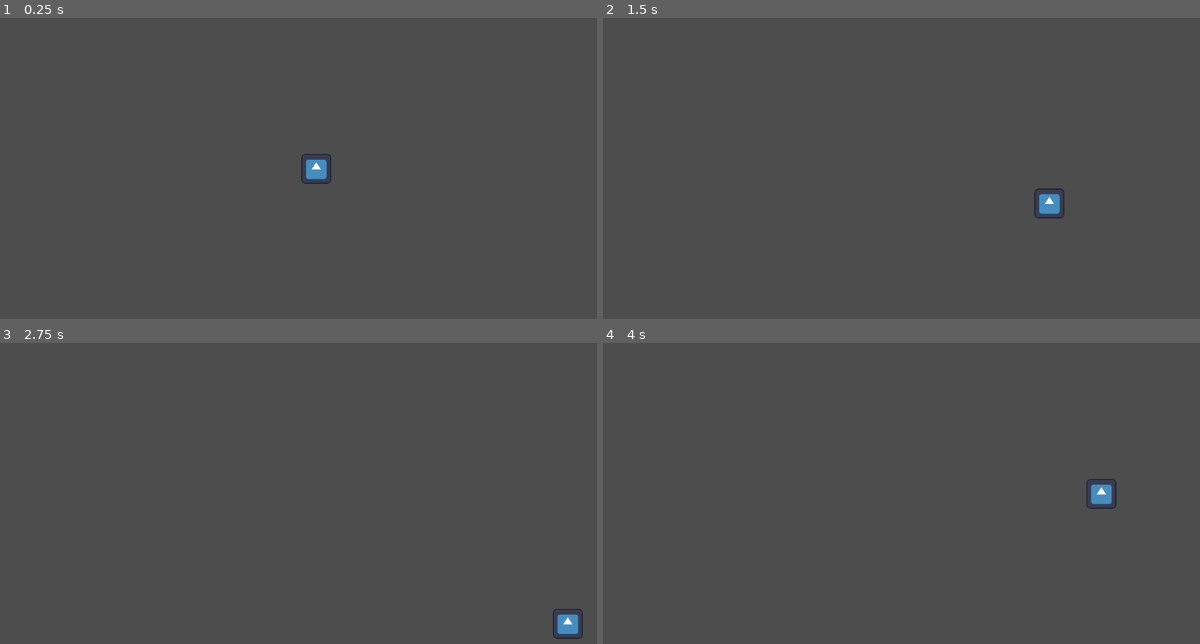
Above: before the commit, frames 1-4 (two rows, left to right).
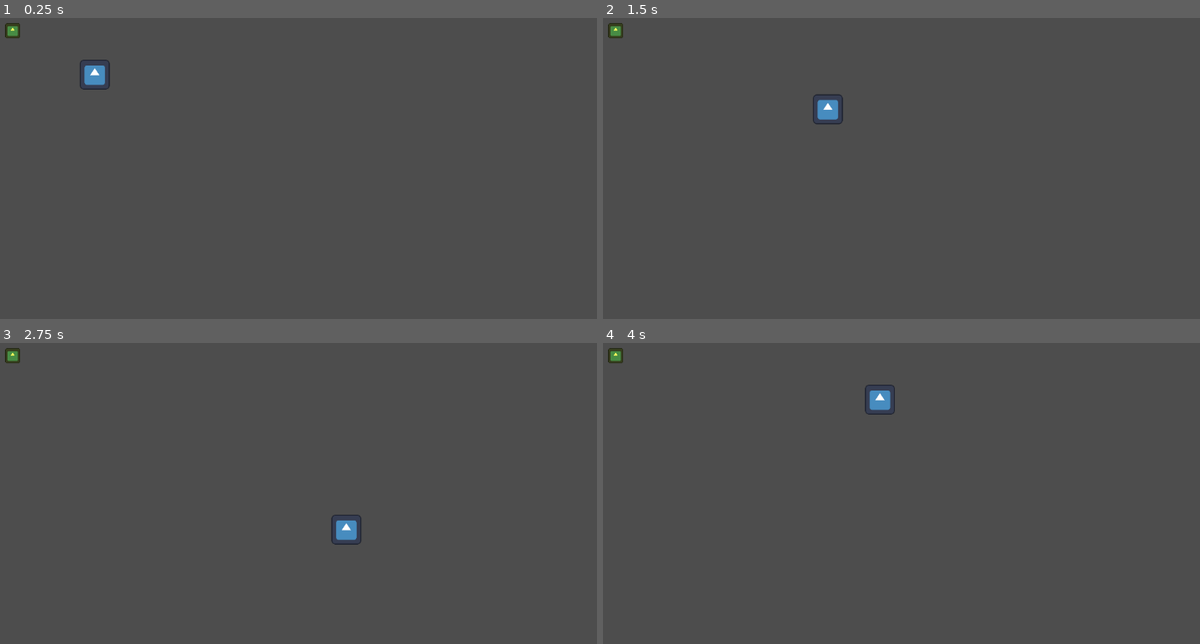
Above: after the commit, the same moments.

Repository: zirklutes/top-down-demo
Game: Godot game, scene res://Scenes/Main.tscn
The game is run twice, just before and just after one commit, with the same random seed, the same clock (stepped at 60 frames per second) and the same inputs. The engine's default icon, where the game draws it, is replaced by a stand-in: a white triangle on a blue panel in a dark square.
Inputs:
- Up to frame 1 (0.25 s): no input
- Up to frame 2 (1.5 s): tap Enter at 0.5 s; hold D (right) 0.53-1.28 s; tap E (interact, bound only after the commit) at 0.6, 1.35 s; hold S (down) from 1.28 s (still down)
- Up to frame 3 (2.75 s): release S (down) at 2.03 s; hold D (right) from 2.03 s (still down); tap E (interact, bound only after the commit) at 2.1 s
- Up to frame 4 (4 s): release D (right) at 2.78 s; hold W (up) 2.78-3.53 s; tap E (interact, bound only after the commit) at 2.85, 3.6 s; hold A (left) from 3.53 s (still down)

The runs differ from the first frame. In frame 1, 0.8% of the frame differs, in the area x 0-56%, y 1-56%; in frame 2, 0.7%; in frame 3, 0.8%; in frame 4, 0.8%, in the area x 0-87%, y 1-56%.

Commit message:
Implemented basic interaction system

Diff:
--- /dev/null
+++ b/Scenes/Interactable.tscn
@@ -0,0 +1,18 @@
+[gd_scene load_steps=4 format=3 uid="uid://taelpv7r0iyp"]
+
+[ext_resource type="Texture2D" uid="uid://b7eq47jvjxoag" path="res://icon.svg" id="1_1gqqt"]
+[ext_resource type="Script" path="res://Scripts/Interactables/Interactable.gd" id="1_8na8t"]
+
+[sub_resource type="CircleShape2D" id="CircleShape2D_u6w8k"]
+radius = 17.0
+
+[node name="Interactable" type="Area2D"]
+script = ExtResource("1_8na8t")
+
+[node name="CollisionShape2D" type="CollisionShape2D" parent="."]
+shape = SubResource("CircleShape2D_u6w8k")
+
+[node name="Sprite2D" type="Sprite2D" parent="."]
+self_modulate = Color(1, 1, 0.356863, 1)
+scale = Vector2(0.2, 0.2)
+texture = ExtResource("1_1gqqt")
--- a/Scenes/Main.tscn
+++ b/Scenes/Main.tscn
@@ -1,7 +1,12 @@
-[gd_scene load_steps=2 format=3 uid="uid://c61atydtdnyt8"]
+[gd_scene load_steps=3 format=3 uid="uid://c61atydtdnyt8"]
 
 [ext_resource type="PackedScene" uid="uid://b4nlbfxbjr1dh" path="res://Scenes/Player.tscn" id="1_xjs6k"]
+[ext_resource type="PackedScene" uid="uid://taelpv7r0iyp" path="res://Scenes/Interactable.tscn" id="2_5t52j"]
 
 [node name="Main" type="Node2D"]
 
 [node name="Player" parent="." instance=ExtResource("1_xjs6k")]
+position = Vector2(223, 137)
+
+[node name="Interactable" parent="." instance=ExtResource("2_5t52j")]
+position = Vector2(81, 61)
--- a/Scenes/Player.tscn
+++ b/Scenes/Player.tscn
@@ -6,8 +6,10 @@
 [sub_resource type="RectangleShape2D" id="RectangleShape2D_a2e2q"]
 size = Vector2(52, 52)
 
+[sub_resource type="CircleShape2D" id="CircleShape2D_5e012"]
+radius = 67.0075
+
 [node name="Player" type="CharacterBody2D"]
-position = Vector2(606, 300)
 script = ExtResource("1_miis1")
 
 [node name="Sprite2D" type="Sprite2D" parent="."]
@@ -16,3 +18,8 @@
 
 [node name="CollisionShape2D" type="CollisionShape2D" parent="."]
 shape = SubResource("RectangleShape2D_a2e2q")
+
+[node name="InteractionRange" type="Area2D" parent="."]
+
+[node name="CollisionShape2D" type="CollisionShape2D" parent="InteractionRange"]
+shape = SubResource("CircleShape2D_5e012")
--- /dev/null
+++ b/Scripts/Interactables/Interactable.gd
@@ -0,0 +1,9 @@
+extends Area2D
+# This class can be considered as a "motherclass" for all the future
+# Interactables. It'll mainly just pass signals down to future
+# classes like NPCs, signs, or whatever we want to interact with
+class_name Interactable # In order to be able to reference to this class i need to give it a name
+
+# This function needs to be overwritten by any child class
+func interact():
+	print("I'm a prototype interactable")
--- a/Scripts/Player/PlayerController.gd
+++ b/Scripts/Player/PlayerController.gd
@@ -3,6 +3,13 @@
 @export var speed = 300.0
 
 var input_vec = Vector2(0,0) # Used to map the input by the user to the actual movement direction
+
+var current_interactable = null # Used to keep track of which interactable we would interact with once we press the interact button
+
+
+func _ready():
+	$InteractionRange.connect("area_entered", on_area_entered)
+	$InteractionRange.connect("area_exited", on_area_exited)
 
 func _physics_process(delta):
 	if Input.is_action_pressed("up"):
@@ -17,3 +24,16 @@
 	velocity = input_vec.normalized() * speed # Normalizing the input vector to make diagonal movement the same speed as cardinal movement
 	move_and_slide()
 	input_vec = Vector2.ZERO
+
+func on_area_entered(area):
+	if area is Interactable:
+		current_interactable = area
+
+func on_area_exited(area):
+	if area is Interactable:
+		current_interactable = null
+
+func _input(event):
+	if event.is_action_released("interact"):
+		if current_interactable:
+			current_interactable.interact()
--- a/project.godot
+++ b/project.godot
@@ -37,6 +37,11 @@
 "events": [Object(InputEventKey,"resource_local_to_scene":false,"resource_name":"","device":-1,"window_id":0,"alt_pressed":false,"shift_pressed":false,"ctrl_pressed":false,"meta_pressed":false,"pressed":false,"keycode":68,"physical_keycode":0,"key_label":0,"unicode":100,"echo":false,"script":null)
 ]
 }
+interact={
+"deadzone": 0.5,
+"events": [Object(InputEventKey,"resource_local_to_scene":false,"resource_name":"","device":-1,"window_id":0,"alt_pressed":false,"shift_pressed":false,"ctrl_pressed":false,"meta_pressed":false,"pressed":false,"keycode":69,"physical_keycode":0,"key_label":0,"unicode":101,"echo":false,"script":null)
+]
+}
 
 [rendering]
 
Not shown: 1 places in Scenes/Player.tscn that only renumber resources
